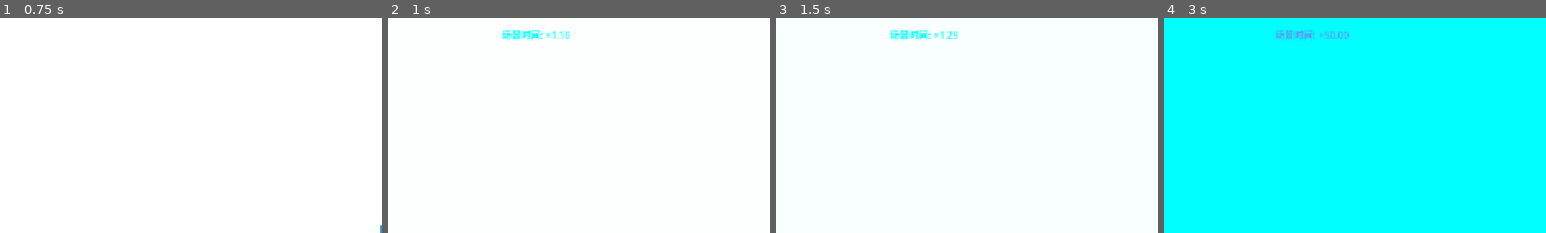
Above: before the commit, frames 1-4 (left to right).
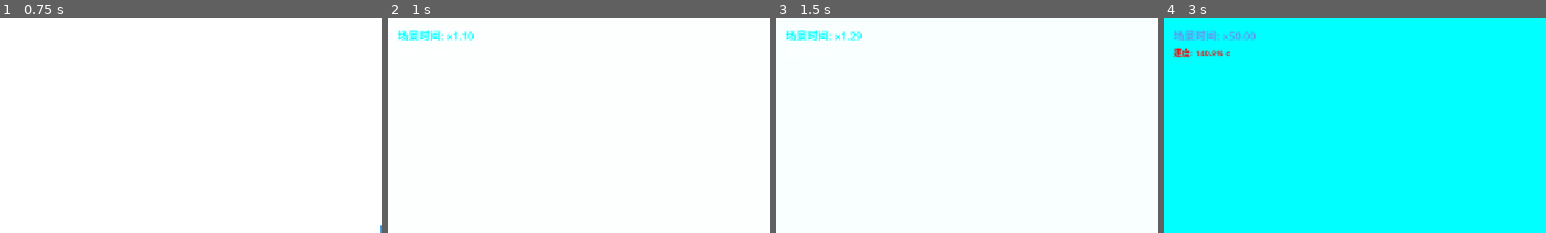
Above: after the commit, the same moments.

Repository: moss-550-w/Relativity-Puzzle
Game: Godot game, scene res://scenes/world_1_lorentz/level_1_1.tscn
Same seed, same stepped clock (60 frames per second), same inputs: the game is played once before the commit and once after it.
Inputs:
- Up to frame 1 (0.75 s): hold D (move_right) from 0.53 s (still down); hold Shift (sprint) from 0.53 s (still down)
- Up to frame 2 (1 s): keep holding D (move_right); keep holding Shift (sprint); tap Space (jump) at 0.77 s
- Up to frame 3 (1.5 s): keep holding D (move_right); release Shift (sprint) at 1.28 s; tap Shift (sprint) at 1.35 s
- Up to frame 4 (3 s): tap Space (jump) at 1.52 s; release D (move_right) at 2.03 s; hold A (move_left) 2.03-2.78 s; hold Shift (sprint) 2.03-2.78 s; hold D (move_right) from 2.78 s (still down); tap Shift (sprint) at 2.85 s
The pictures show only the part of the screen within x 0-50%, y 0-50%; the shares and areas given below are measured in that part.

Frame 1 is identical in both runs. In frame 2, 1.2% of the frame differs, in the area x 2-48%, y 5-11%; in frame 3, 1.2%; in frame 4, 1.5%, in the area x 2-49%, y 5-19%.
Error before the commit: Cannot call method 'hide' on a null value. (res://scripts/ui/relative_clock.gd:16)

Commit message:
refactor(ui,mechanics): 重构时间相关UI与逻辑，修复细节问题
1. 重构relative_clock.gd：移除废弃的tscn节点查找方式，改为代码初始化节点
2. 修复time_fragment.gd的玩家检测逻辑，修正类型判断写法
3. 优化time_manager.gd的calculate_time_scale方法，支持动态获取物体时间缩放
4. 修复hud.tscn的显示格式问题，将×改为x并清空冗余默认文本
5. 重构level_1_1.gd的HUD生成逻辑，程序化构建避免依赖问题
6. 新增多个UID文件用于资源标识

Diff:
--- a/scenes/ui/hud.tscn
+++ b/scenes/ui/hud.tscn
@@ -8,7 +8,6 @@
 
 [node name="VBox" type="VBoxContainer" parent="."]
 anchors_preset = 2
-anchor_top = 0.0
 anchor_right = 1.0
 anchor_bottom = 0.0
 offset_left = 16.0
@@ -17,7 +16,7 @@
 offset_bottom = 86.0
 
 [node name="ScaleLabel" type="Label" parent="VBox"]
-text = "场景时间: ×1.00"
+text = "场景时间: x1.00"
 add_theme_font_size_override("font_size", 18)
 
 [node name="SpeedLabel" type="Label" parent="VBox"]
@@ -36,7 +35,7 @@
 horizontal_alignment = 1
 vertical_alignment = 1
 add_theme_font_size_override("font_size", 22)
-default_font_color = Color(1, 0.95, 0.3, 1)
+text = ""
 
 [node name="ToastTimer" type="Timer" parent="."]
 one_shot = true
--- a/scenes/world_1_lorentz/level_1_1.gd
+++ b/scenes/world_1_lorentz/level_1_1.gd
@@ -2,6 +2,8 @@
 ## M1-1 关卡控制器
 ## 教学谜题：玩家 sprint 提速 → 场景时间加速 → 移动平台快进到合适位置
 ## 加载 Player、HUD、TimeWarpOverlay
+
+const _Player = preload("res://scripts/player/player.gd")
 
 
 func _ready() -> void:
@@ -15,17 +17,71 @@
 	if not scene:
 		push_error("无法加载 player.tscn")
 		return
-	var player: Player = scene.instantiate()
+	var player: Node2D = scene.instantiate()
 	player.global_position = Vector2(100, 500)
 	add_child(player)
 
 
 func _spawn_hud() -> void:
-	var scene: PackedScene = load("res://scenes/ui/hud.tscn")
-	if not scene:
-		push_error("无法加载 hud.tscn")
+	# 程序化构建 HUD，避免 tscn 加载的节点查找问题
+	var script: Script = load("res://scripts/ui/relative_clock.gd")
+	if not script:
+		push_error("无法加载 relative_clock.gd")
 		return
-	var hud: CanvasLayer = scene.instantiate()
+
+	var hud := CanvasLayer.new()
+	hud.name = "HUD"
+	hud.layer = 10
+	hud.set_script(script)
+
+	# --- VBox ---
+	var vbox := VBoxContainer.new()
+	vbox.name = "VBox"
+	vbox.anchor_right = 1.0
+	vbox.offset_left = 16.0
+	vbox.offset_top = 16.0
+	vbox.offset_right = -800.0
+	vbox.offset_bottom = 86.0
+
+	var scale_label := Label.new()
+	scale_label.name = "ScaleLabel"
+	scale_label.text = "场景时间: x1.00"
+	scale_label.add_theme_font_size_override("font_size", 18)
+	vbox.add_child(scale_label)
+
+	var speed_label := Label.new()
+	speed_label.name = "SpeedLabel"
+	speed_label.text = "速度: 0.0% c"
+	speed_label.add_theme_font_size_override("font_size", 14)
+	vbox.add_child(speed_label)
+
+	hud.add_child(vbox)
+
+	# --- Toast ---
+	var toast := Label.new()
+	toast.name = "ToastLabel"
+	toast.visible = false
+	toast.anchor_bottom = 1.0
+	toast.anchor_right = 1.0
+	toast.offset_left = 40.0
+	toast.offset_top = -120.0
+	toast.offset_right = -40.0
+	toast.offset_bottom = -80.0
+	toast.horizontal_alignment = HORIZONTAL_ALIGNMENT_CENTER
+	toast.vertical_alignment = VERTICAL_ALIGNMENT_CENTER
+	toast.add_theme_font_size_override("font_size", 22)
+	hud.add_child(toast)
+
+	var toast_timer := Timer.new()
+	toast_timer.name = "ToastTimer"
+	toast_timer.one_shot = true
+	toast_timer.wait_time = 3.0
+	hud.add_child(toast_timer)
+
+	# 连接信号
+	if not toast_timer.timeout.is_connected(hud._on_toast_timer_timeout):
+		toast_timer.timeout.connect(hud._on_toast_timer_timeout)
+
 	add_child(hud)
 
 
--- a/scripts/autoload/time_manager.gd
+++ b/scripts/autoload/time_manager.gd
@@ -5,6 +5,10 @@
 ##
 ## 关键铁律：玩家操作绝对即时（使用原始delta），场景物体使用 scaled_delta
 
+
+# 预加载类依赖（autoload 先于 class_name 脚本编译，必须 preload）
+const _SpeedTimeCoupling = preload("res://scripts/mechanics/speed_time_coupling.gd")
+const _TimeAffectedBody = preload("res://scripts/mechanics/time_dilation.gd")
 
 # 游戏内光速值（与 SpeedTimeCoupling 保持一致）
 const LIGHT_SPEED: float = 1000.0
@@ -35,13 +39,12 @@
 
 ## 由玩家每帧调用，传入当前速度标量，更新场景时间
 func update_from_player_speed(speed: float) -> void:
-	var gamma: float = SpeedTimeCoupling.lorentz_factor(speed)
+	var gamma: float = _SpeedTimeCoupling.lorentz_factor(speed)
 	player_lorentz_factor = gamma
 	scene_time_scale = gamma  # 世界1：场景时间直接 = γ
 
 
 ## 供场景物体调用：返回经时间膨胀后的 delta
-## 如 moving_platform.gd 在位移计算中调用
 func scaled_delta(delta: float) -> float:
 	return delta * scene_time_scale
 
@@ -53,8 +56,9 @@
 
 ## 供 TimeAffectedBody 调用：计算某物体的综合时间缩放
 ## 当前（世界1）仅叠加 scene_time_scale，后续扩展引力/熵因子
-func calculate_time_scale(body: TimeAffectedBody) -> float:
-	var scale: float = body.local_time_scale * scene_time_scale
+func calculate_time_scale(body: Node2D) -> float:
+	var local_ts: float = body.get("local_time_scale") if body else 1.0
+	var scale: float = local_ts * scene_time_scale
 	return clampf(scale, 0.0, MAX_SCALE)
 
 
--- a/scripts/mechanics/light_cone_boundary.gd
+++ b/scripts/mechanics/light_cone_boundary.gd
@@ -1,6 +1,8 @@
 ## 光锥边界检测（M1-3机制就位，本次无完整关卡）
 ## 挂载到 Area2D 节点，检测玩家是否超出未来光锥区域
 extends Area2D
+
+const Player = preload("res://scripts/player/player.gd")
 
 
 ## 超出光锥后冻结时间（秒）
--- a/scripts/objects/time_fragment.gd
+++ b/scripts/objects/time_fragment.gd
@@ -1,6 +1,8 @@
 extends Area2D
 ## 时空碎片 — M1-1 终点
 ## 玩家到达后触发图鉴解锁 + 关卡完成
+
+const _Player = preload("res://scripts/player/player.gd")
 
 
 @export var codex_id: String = "time_dilation"
@@ -22,7 +24,7 @@
 
 
 func _on_body_entered(body: Node2D) -> void:
-	if _triggered or not body is Player:
+	if _triggered or not (body is _Player):
 		return
 	_triggered = true
 
--- a/scripts/player/player.gd
+++ b/scripts/player/player.gd
@@ -3,6 +3,8 @@
 ## Player — 时空观测员
 ## 铁律：输入处理在 _process（实时），物理计算在 _physics_process
 ## sprint 加速 → scene_time_scale ↑ → 场景物体加速
+
+const SpeedTimeCoupling = preload("res://scripts/mechanics/speed_time_coupling.gd")
 
 
 # ============================================================
--- a/scripts/ui/relative_clock.gd
+++ b/scripts/ui/relative_clock.gd
@@ -1,50 +1,50 @@
 extends CanvasLayer
 ## 相对时钟 HUD — 显示场景时间流速倍数与玩家当前速度百分比
-## 监听 TimeManager.scene_time_scale_changed 信号
+
+const Player = preload("res://scripts/player/player.gd")
+const SpeedTimeCoupling = preload("res://scripts/mechanics/speed_time_coupling.gd")
 
 
-@onready var _scale_label: Label = $VBox/ScaleLabel
-@onready var _speed_label: Label = $VBox/SpeedLabel
-@onready var _toast_label: Label = $ToastLabel
-@onready var _toast_timer: Timer = $ToastTimer
+var _scale_label: Label
+var _speed_label: Label
+var _toast_label: Label
+var _toast_timer: Timer
 
 
 func _ready() -> void:
+	_scale_label = get_node("VBox/ScaleLabel") as Label
+	_speed_label = get_node("VBox/SpeedLabel") as Label
+	_toast_label = get_node("ToastLabel") as Label
+	_toast_timer = get_node("ToastTimer") as Timer
+
 	TimeManager.scene_time_scale_changed.connect(_on_scale_changed)
 	CodexManager.entry_unlocked.connect(_on_entry_unlocked)
-	_update_display(TimeManager.scene_time_scale, 0.0)
+	_update_display(TimeManager.scene_time_scale)
 	_toast_label.hide()
 
 
 func _process(_delta: float) -> void:
-	# 每帧更新速度百分比的显示
 	var player := get_tree().get_first_node_in_group("player") as Player
 	var speed: float = player.velocity.length() if player else 0.0
 	var percent: float = (speed / SpeedTimeCoupling.LIGHT_SPEED) * 100.0
 	_speed_label.text = "速度: %.1f%% c" % percent
 
-	# 速度接近红线时速度标签变红
 	if SpeedTimeCoupling.get_redline_ratio(speed) > 0.5:
 		_speed_label.add_theme_color_override("font_color", Color.RED)
 	else:
 		_speed_label.remove_theme_color_override("font_color")
 
 
-# ---- 信号回调 ----
-
 func _on_scale_changed(new_scale: float) -> void:
-	_update_display(new_scale, 0.0)
+	_update_display(new_scale)
 
 
 func _on_entry_unlocked(_entry_id: String, entry_data: Dictionary) -> void:
 	_show_toast("图鉴解锁: " + entry_data.get("name", _entry_id))
 
 
-# ---- 内部 ----
-
-func _update_display(scale: float, _speed: float) -> void:
-	_scale_label.text = "场景时间: ×%.2f" % scale
-	# 根据缩放值变色提示
+func _update_display(scale: float) -> void:
+	_scale_label.text = "场景时间: x%.2f" % scale
 	if scale > 2.0:
 		_scale_label.add_theme_color_override("font_color", Color.CORNFLOWER_BLUE)
 	elif scale > 1.05:
Not shown, added: assets/shaders/time_warp.gdshader.uid
Not shown, added: scenes/world_1_lorentz/level_1_1.gd.uid
Not shown: 1 places in scenes/world_1_lorentz/level_1_1.tscn that only renumber resources
Not shown, added: scripts/objects/moving_platform.gd.uid
Not shown, added: scripts/objects/time_fragment.gd.uid
Not shown, added: scripts/ui/codex_entry.gd.uid
Not shown, added: scripts/ui/relative_clock.gd.uid
Not shown, added: scripts/ui/time_warp_overlay.gd.uid
